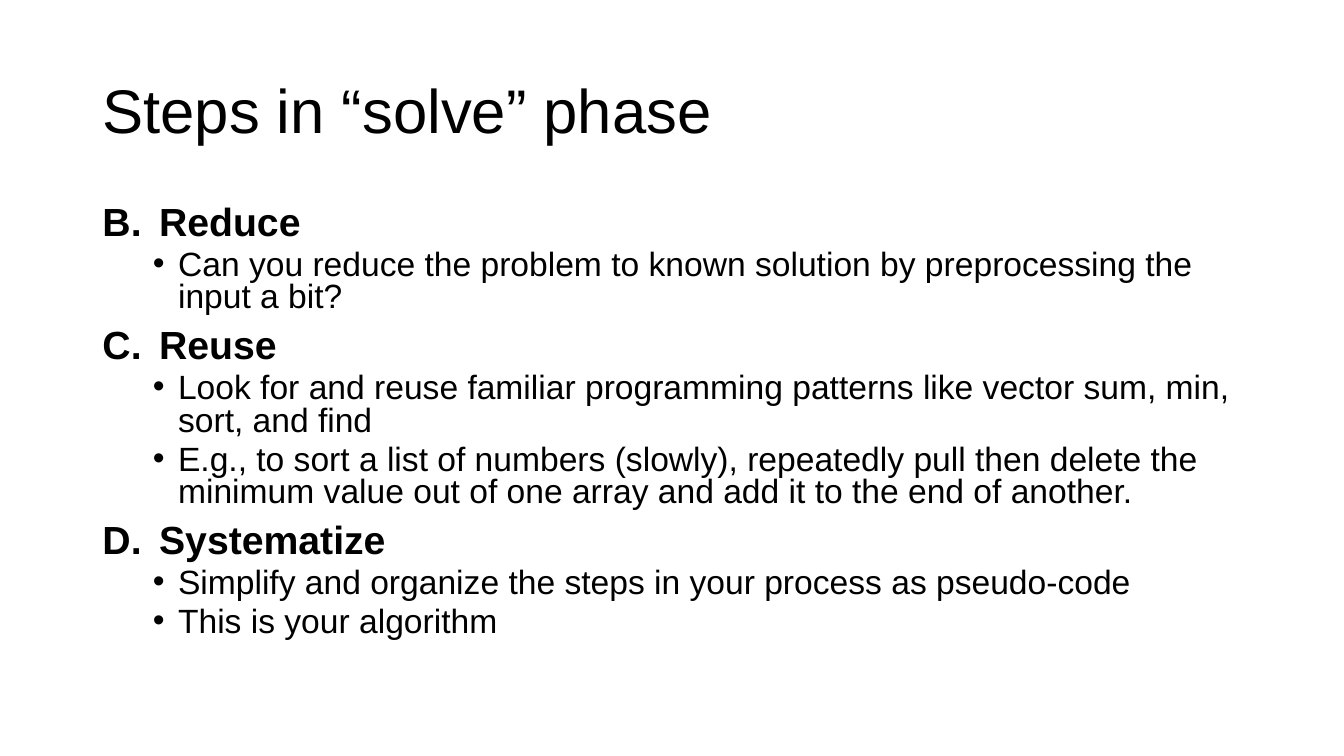
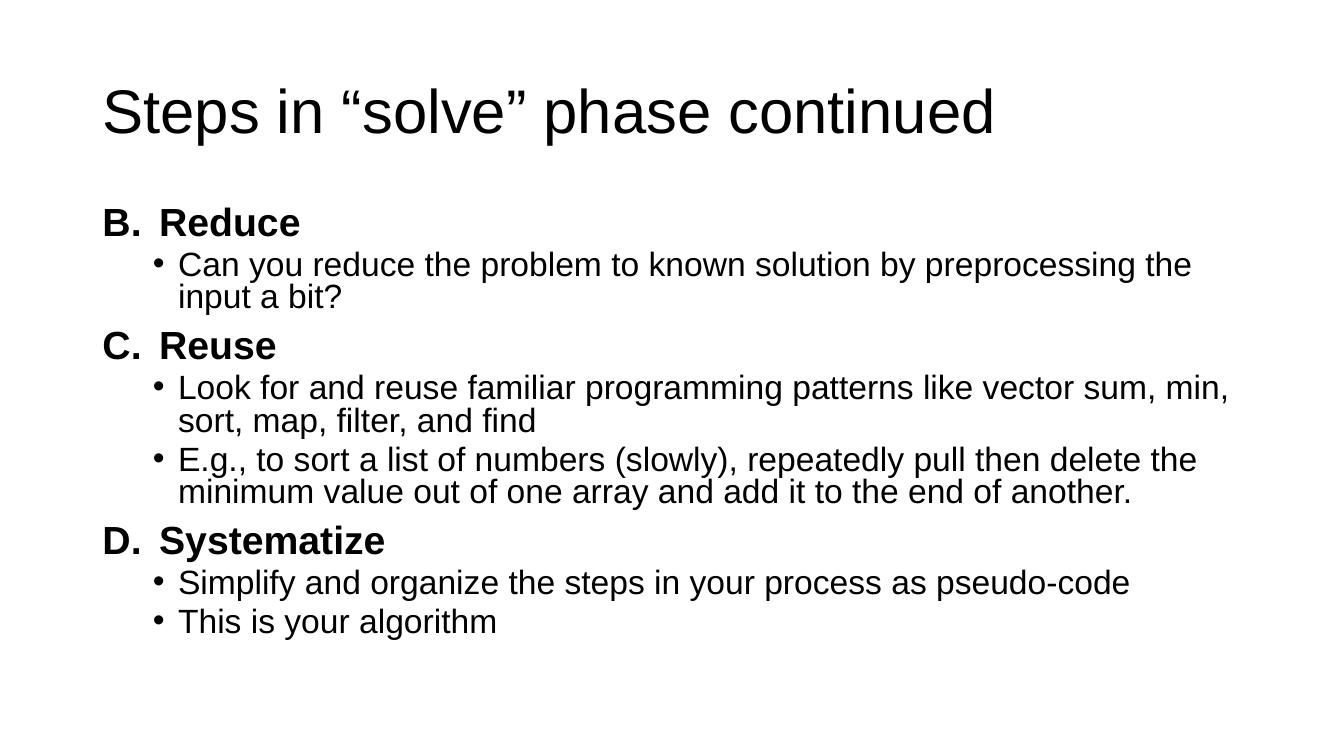
Before and after one commit to parrt/msds689, a slide deck: slide 12 of notes/problem-solving.pptx. Drawn at 1344x756 pixels with LibreOffice and Linux fonts; fonts in the diff are those of the drawing; background and template pictures are left out. Boxes give left, top, right and bottom in pixels: in the first picture for what was removed or moved away, otherwise in the second. Text is boxed around its words. In the diff, an @@ line names an element or a change of style, - is before the commit and + after.

```diff
--- a/notes/problem-solving.pptx
+++ b/notes/problem-solving.pptx
@@ title at (102, 88, 996, 145): text changed @@
-Steps in “solve” phase
+Steps in “solve” phase continued
@@ text at (178, 374, 1229, 439): text changed @@
-  • Look for and reuse familiar programming patterns like vector sum, min, sort, and find
+  • Look for and reuse familiar programming patterns like vector sum, min, sort, map, filter, and find
```
Also in this commit, not shown: 3 other slides changed, 4 other files.
